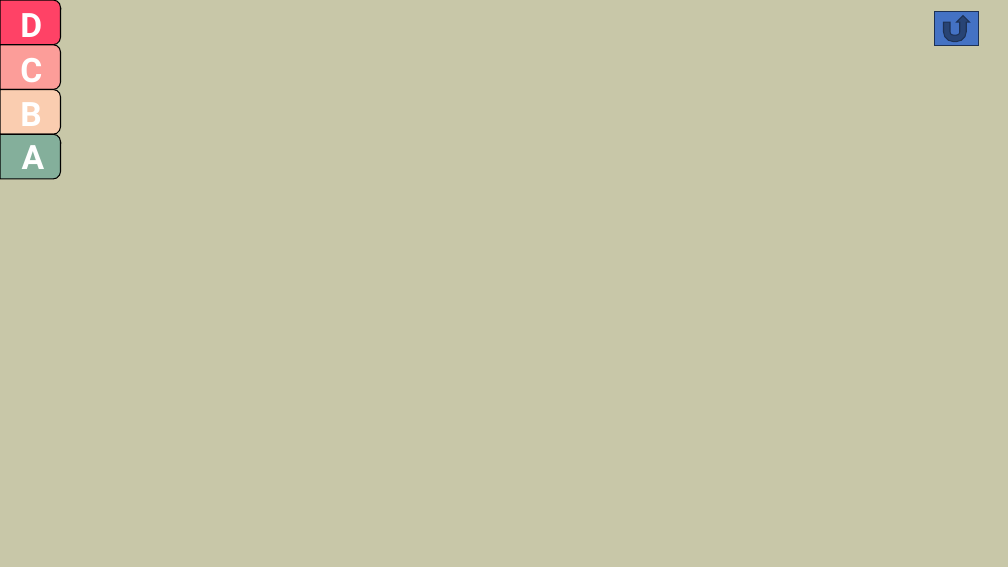
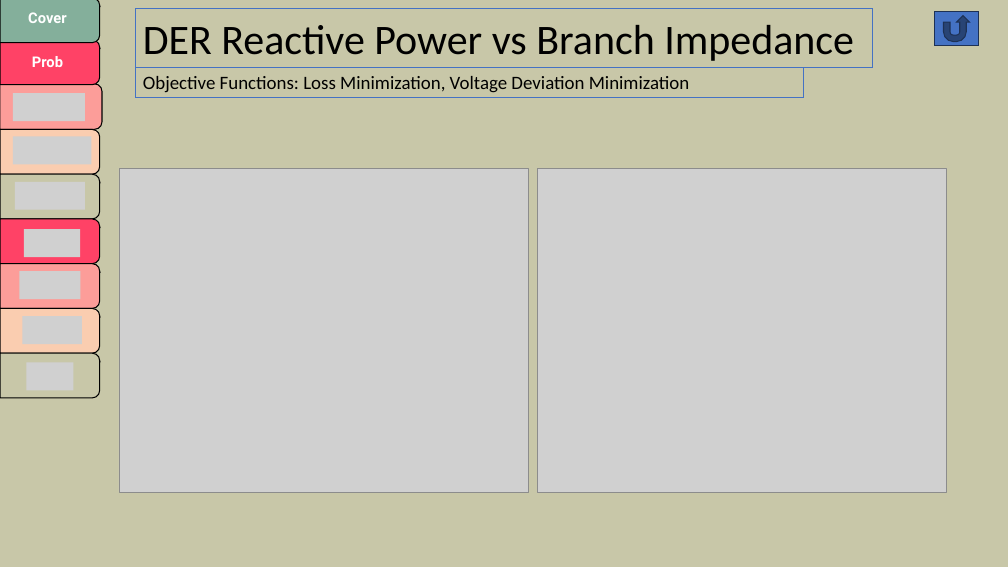
Before and after one commit to Realife-Brahmin/OriginalDocsHub-WSU-OneDrive, a slide deck: slide 5 of largeDistributionModelStudies_aryan_ritwajeet_jha.pptx. Drawn at 1008x567 pixels with LibreOffice and Linux fonts; fonts in the diff are those of the drawing; grey boxes stand for pictures. Boxes give left, top, right and bottom in pixels: in the first picture for what was removed or moved away, otherwise in the second. Text is boxed around its words. In the diff, an @@ line names an element or a change of style, - is before the commit and + after.

```diff
--- a/largeDistributionModelStudies_aryan_ritwajeet_jha.pptx
+++ b/largeDistributionModelStudies_aryan_ritwajeet_jha.pptx
@@ rectangle added at [135,8,873,67], outline #4472C4 0.75 pt, 40 pt, text #000000 @@
+DER Reactive Power vs Branch Impedance
@@ rectangle added at [135,67,804,98], outline #4472C4 0.75 pt, 18 pt, text #000000 @@
+Objective Functions: Loss Minimization, Voltage Deviation Minimization
@@ picture added at [119,168,528,492] @@
@@ picture added at [538,168,947,492] @@
@@ group added at [0,0,102,398]: 9 round same rects, 7 pictures, 2 texts @@
+Prob
+Cover
```
Also in this commit, not shown: 5 other slides changed, 3 slides added, 1 slide removed.
